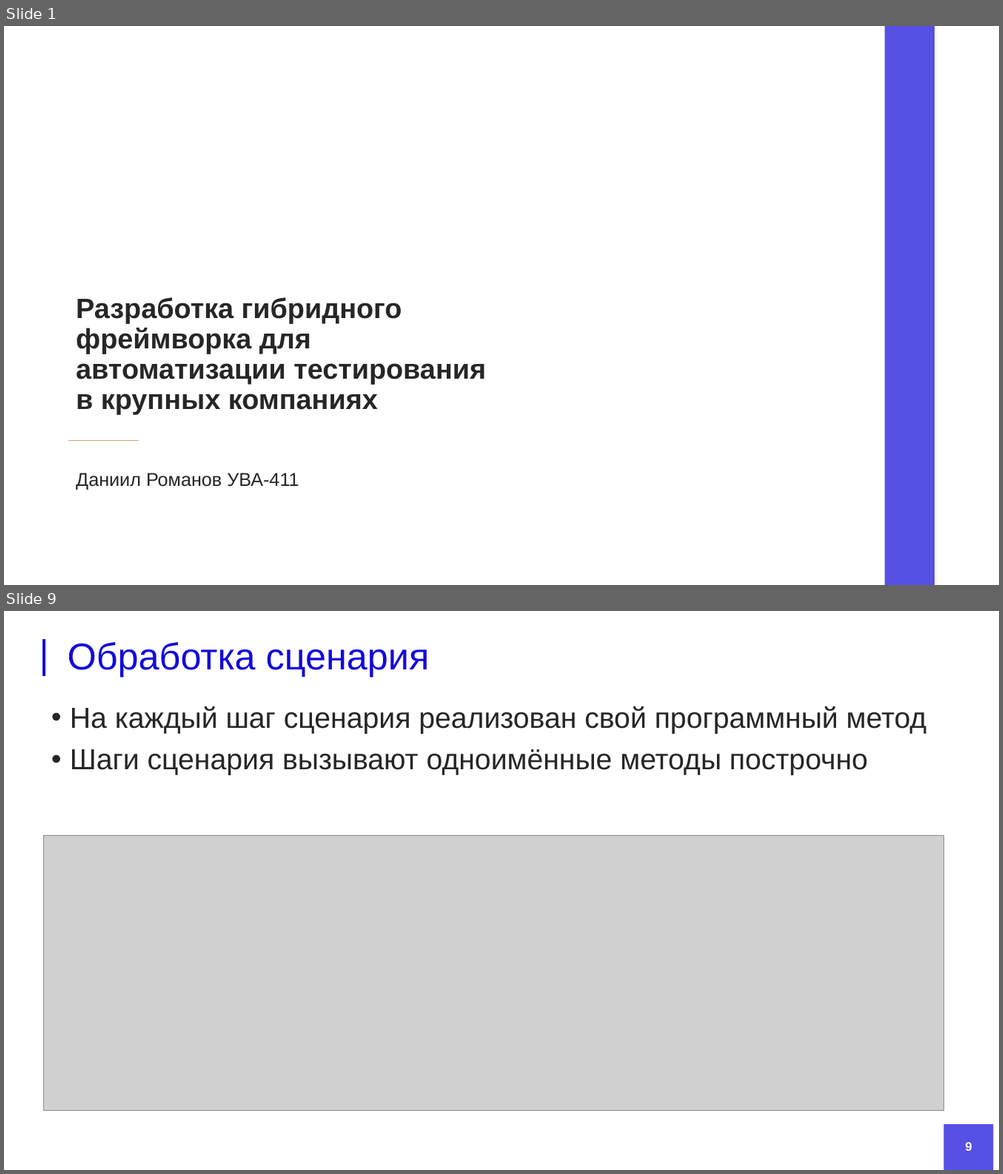
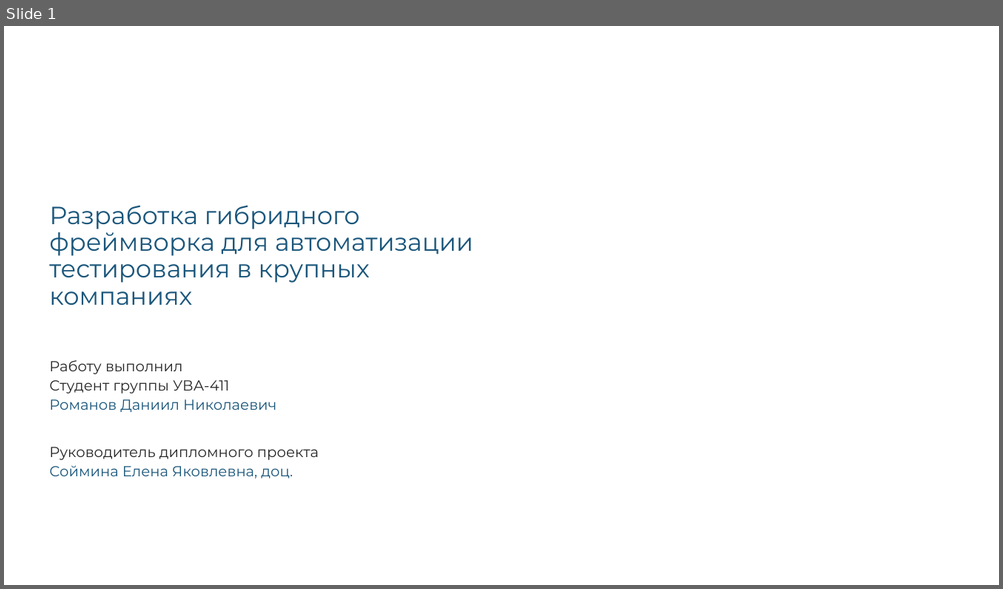
Before and after one commit to DanielRomanoff/practice, a slide deck: презентация.pptx. Shown one above the other, each under a label of ours: slides 1 and 9 before the commit, slide 1 after it; the slides between them are not shown. The pictures are 1003x1174 and 1003x589 pixels, drawn with LibreOffice and Linux fonts; fonts in the diff are those of the drawing; grey boxes stand for pictures; background and template pictures are left out. Boxes give left, top, right and bottom in pixels: in the first picture for what was removed or moved away, otherwise in the second. Text is boxed around its words. In the diff, an @@ line names an element or a change of style, - is before the commit and + after.

```diff
--- a/презентация.pptx
+++ b/презентация.pptx
@@ slide 9 removed at box(4, 611, 999, 1170), background #FFFFFF @@
@@ line removed from (43, 639) to (43, 677) @@
@@ title removed at box(68, 642, 430, 677) @@
-Обработка сценария
@@ text removed at box(70, 706, 927, 775) @@
-• На каждый шаг сценария реализован свой программный метод
-• Шаги сценария вызывают одноимённые методы построчно
@@ picture removed at box(43, 835, 943, 1112) @@
@@ rectangle removed at box(943, 1125, 993, 1170) @@
@@ page number removed at box(965, 1142, 971, 1151) @@
-9
@@ slide 1 changed as well @@
@@ rectangle removed at box(885, 26, 934, 585) @@
@@ title "Разработка гибридного фреймворка для автоматизации ...": place and size @@
-title "Разработка гибридного фреймворка для автоматизации ..." at box(76, 298, 486, 414)
+title "Разработка гибридного фреймворка для автоматизации ..." at box(49, 205, 473, 305)
@@ title "Разработка гибридного фреймворка для автоматизации ..." at box(49, 205, 473, 305): size 27 to 24 pt, font Arial to Montserrat, text colour #262626 to #1A567B, bold off; vertical alignment bottom to middle @@
@@ subtitle at box(49, 360, 318, 479): text changed; size 18 to 14 pt; font Arial to Montserrat @@
-Даниил Романов УВА-411
+Работу выполнил
+Студент группы УВА-411
+Романов Даниил Николаевич
+Руководитель дипломного проекта
+Соймина Елена Яковлевна, доц.
@@ line removed from (68, 441) to (138, 441) @@
```
Also in this commit, not shown: 3 other slides changed, 8 slides added, 9 other slides removed, 11 other files.
